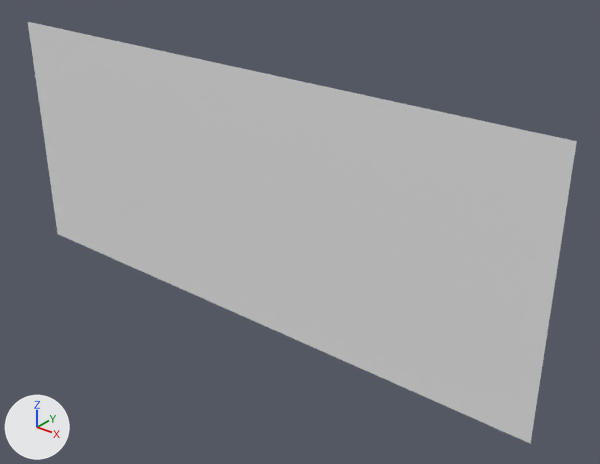
The OBJ model Assets/Tiled2Unity/Meshes/Forest1.obj: old version first, new version second.
The view is the same before and after, from a camera (50 mm lens) standing at (5.79, -16.49, 5.88) and looking at (-8.01, 0.76, -4.81). The axes (+X, +Y, +Z) are drawn at lower left. The lights are the same throughout. Where no turn or scale is listed for an object, it has been applied to the vertices.

Objects in the first picture: 'Forest1'.
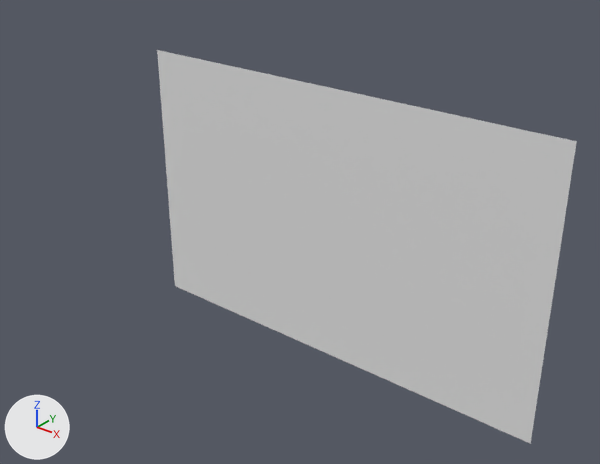
Pixel boxes [x1, y1, x2, y2] of what changed, in the pictures (600 x 464 px):
```json
{"object": "Forest1", "change": "reshaped", "before": [28, 22, 577, 444], "after": [157, 50, 577, 444], "on screen": "23% narrower, 7% shorter"}
{"part": 1, "of": "me_forest1", "change": "deleted", "before": [28, 22, 175, 286]}
```

Scene script edits in JSON lines:
```json
{"block": "me_forest1", "where": "# used by ob_forest1; location = (0.0, 0.0, 0.0)"}
{"op": "remove", "block": "me_forest1", "code": "me_forest1.from_pydata(...)  # 6171 vertices, 6000 faces; spans x -19.2..0.0, y 0.0, z -8.0..0.0"}
{"op": "add", "block": "me_forest1", "code": "me_forest1.from_pydata(...)  # 4131 vertices, 4000 faces; spans x -12.8..0.0, y 0.0, z -8.0..0.0"}
{"block": "me_forest1", "change": "me_forest1 part 1: 2040 vertices removed from x -19.2..-13.0, y 0.0, z -8.0..0.0"}
```
